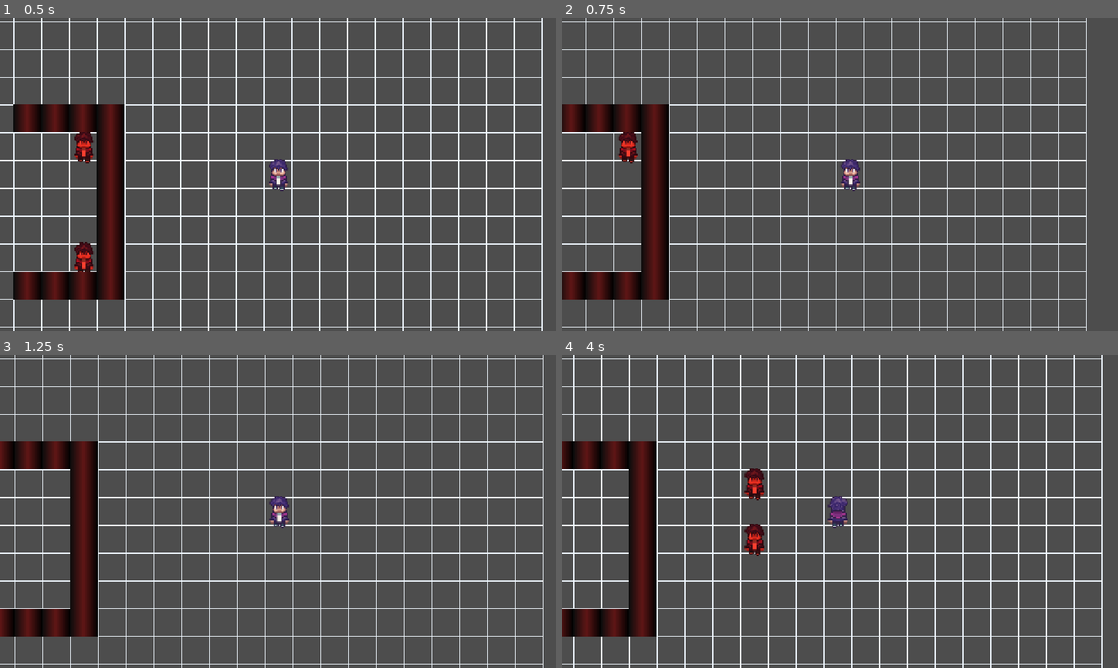
Above: before the commit, frames 1-4 (two rows, left to right).
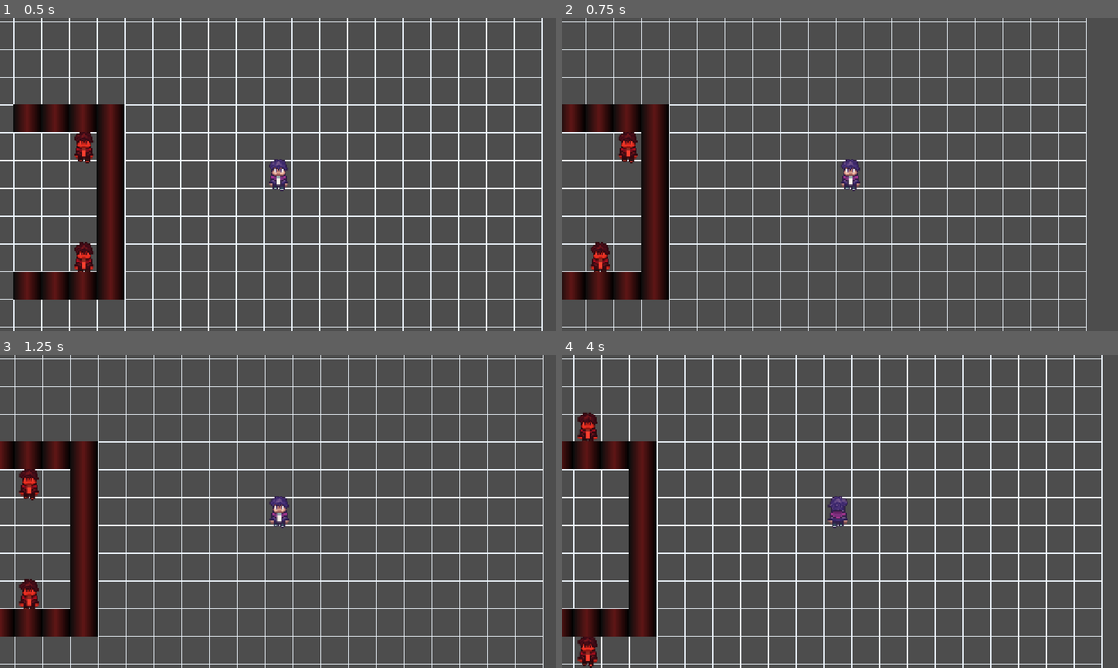
Above: after the commit, the same moments.

Repository: rstricke/Whistlefreeze52
Game: Godot game, scene res://scenes/main.tscn
Two runs of this game, one before a commit and one after it. Both use one fixed random seed, a clock stepped at 60 frames per second and the inputs below.
Inputs:
- Up to frame 1 (0.5 s): no input
- Up to frame 2 (0.75 s): tap Enter at 0.5 s; hold D (move_right) from 0.53 s (still down); tap F (whistle, bound only after the commit) at 0.6 s
- Up to frame 3 (1.25 s): keep holding D (move_right)
- Up to frame 4 (4 s): release D (move_right) at 1.28 s; hold S (move_down) 1.28-2.03 s; tap F (whistle, bound only after the commit) every 0.75 s from 1.35 to 3.6 s; hold D (move_right) 2.03-2.78 s; hold W (move_up) 2.78-3.53 s; hold A (move_left) from 3.53 s (still down)

Frame 1 is identical in both runs. In frame 2, 0.3% of the frame differs, in the area x 5-9%, y 71-82%; in frame 3, 0.6%; in frame 4, 1.1%, in the area x 2-37%, y 18-100%.
Error before the commit: Cannot call method 'get_children' on a null value. (res://scripts/grid.gd:31)

Commit message:
Add simple whistle stun

Diff:
--- a/game/project.godot
+++ b/game/project.godot
@@ -55,6 +55,11 @@
 "events": [Object(InputEventKey,"resource_local_to_scene":false,"resource_name":"","device":-1,"window_id":0,"alt_press …(191 unchanged characters)…
 ]
 }
+whistle={
+"deadzone": 0.2,
+"events": [Object(InputEventKey,"resource_local_to_scene":false,"resource_name":"","device":-1,"window_id":0,"alt_pressed":false,"shift_pressed":false,"ctrl_pressed":false,"meta_pressed":false,"pressed":false,"keycode":0,"physical_keycode":70,"key_label":0,"unicode":102,"location":0,"echo":false,"script":null)
+]
+}
 
 [physics]
 
--- a/game/scenes/main.tscn
+++ b/game/scenes/main.tscn
@@ -26,45 +26,45 @@
 [node name="Monster2" parent="Monsters" unique_id=1267144446 instance=ExtResource("3_sugp2")]
 position = Vector2(-384, -64)
 
-[node name="Walls" type="Node2D" parent="." unique_id=464280494]
+[node name="Obstacles" type="Node2D" parent="." unique_id=464280494]
 
-[node name="Wall" parent="Walls" unique_id=30079762 instance=ExtResource("4_jyhfs")]
+[node name="Wall" parent="Obstacles" unique_id=30079762 instance=ExtResource("4_jyhfs")]
 position = Vector2(-320, 256)
 
-[node name="Wall8" parent="Walls" unique_id=93558451 instance=ExtResource("4_jyhfs")]
+[node name="Wall8" parent="Obstacles" unique_id=93558451 instance=ExtResource("4_jyhfs")]
 position = Vector2(-384, 256)
 
-[node name="Wall2" parent="Walls" unique_id=232316667 instance=ExtResource("4_jyhfs")]
+[node name="Wall2" parent="Obstacles" unique_id=232316667 instance=ExtResource("4_jyhfs")]
 position = Vector2(-320, 192)
 
-[node name="Wall3" parent="Walls" unique_id=764569418 instance=ExtResource("4_jyhfs")]
+[node name="Wall3" parent="Obstacles" unique_id=764569418 instance=ExtResource("4_jyhfs")]
 position = Vector2(-320, 128)
 
-[node name="Wall4" parent="Walls" unique_id=1914244435 instance=ExtResource("4_jyhfs")]
+[node name="Wall4" parent="Obstacles" unique_id=1914244435 instance=ExtResource("4_jyhfs")]
 position = Vector2(-320, 64)
 
-[node name="Wall5" parent="Walls" unique_id=1166474613 instance=ExtResource("4_jyhfs")]
+[node name="Wall5" parent="Obstacles" unique_id=1166474613 instance=ExtResource("4_jyhfs")]
 position = Vector2(-320, 0)
 
-[node name="Wall6" parent="Walls" unique_id=570036377 instance=ExtResource("4_jyhfs")]
+[node name="Wall6" parent="Obstacles" unique_id=570036377 instance=ExtResource("4_jyhfs")]
 position = Vector2(-320, -64)
 
-[node name="Wall7" parent="Walls" unique_id=878689758 instance=ExtResource("4_jyhfs")]
+[node name="Wall7" parent="Obstacles" unique_id=878689758 instance=ExtResource("4_jyhfs")]
 position = Vector2(-320, -128)
 
-[node name="Wall9" parent="Walls" unique_id=1159670142 instance=ExtResource("4_jyhfs")]
+[node name="Wall9" parent="Obstacles" unique_id=1159670142 instance=ExtResource("4_jyhfs")]
 position = Vector2(-384, -128)
 
-[node name="Wall10" parent="Walls" unique_id=1033240571 instance=ExtResource("4_jyhfs")]
+[node name="Wall10" parent="Obstacles" unique_id=1033240571 instance=ExtResource("4_jyhfs")]
 position = Vector2(-448, -128)
 
-[node name="Wall11" parent="Walls" unique_id=190648001 instance=ExtResource("4_jyhfs")]
+[node name="Wall11" parent="Obstacles" unique_id=190648001 instance=ExtResource("4_jyhfs")]
 position = Vector2(-512, -128)
 
-[node name="Wall12" parent="Walls" unique_id=1485632540 instance=ExtResource("4_jyhfs")]
+[node name="Wall12" parent="Obstacles" unique_id=1485632540 instance=ExtResource("4_jyhfs")]
 position = Vector2(-448, 256)
 
-[node name="Wall13" parent="Walls" unique_id=1286040252 instance=ExtResource("4_jyhfs")]
+[node name="Wall13" parent="Obstacles" unique_id=1286040252 instance=ExtResource("4_jyhfs")]
 position = Vector2(-512, 256)
 
 [connection signal="TURN_END" from="Player" to="." method="_on_player_turn_end"]
--- a/game/scenes/monster.gd
+++ b/game/scenes/monster.gd
@@ -2,8 +2,12 @@
 extends CharacterBody2D
 
 var cell_size := 0
+var stun_timer := 0
 
 func move(astar_grid: AStarGrid2D, target: Vector2):
+	if stun_timer > 0:
+		stun_timer -= 1
+		return
 	# TODO: Dividing and multiplying by cell_size works, but is odd
 	# There's probably an astar API that takes cell size into account
 	var path = astar_grid.get_id_path(position / cell_size, target / cell_size)
--- a/game/scenes/player.tscn
+++ b/game/scenes/player.tscn
@@ -6,11 +6,19 @@
 [sub_resource type="RectangleShape2D" id="RectangleShape2D_g2els"]
 size = Vector2(64, 64)
 
-[node name="Player" type="CharacterBody2D" unique_id=398371810]
+[sub_resource type="RectangleShape2D" id="RectangleShape2D_qhqgy"]
+size = Vector2(512, 512)
+
+[node name="Player" type="CharacterBody2D" unique_id=398371810 node_paths=PackedStringArray("whistle_cast")]
 script = ExtResource("1_g2els")
+whistle_cast = NodePath("WhistleShapeCast")
 
 [node name="Sprite2D" type="Sprite2D" parent="." unique_id=1654861121]
 texture = ExtResource("2_g2els")
 
 [node name="CollisionShape2D" type="CollisionShape2D" parent="." unique_id=1207697494]
 shape = SubResource("RectangleShape2D_g2els")
+
+[node name="WhistleShapeCast" type="ShapeCast2D" parent="." unique_id=2098564873]
+shape = SubResource("RectangleShape2D_qhqgy")
+target_position = Vector2(0, 0)
--- a/game/scripts/player.gd
+++ b/game/scripts/player.gd
@@ -4,6 +4,8 @@
 @export var MAX_SPEED := 300
 @export var ACCELETARION := 1200.0
 @export var FRICTION := 1000
+
+@export var whistle_cast: ShapeCast2D
 
 signal TURN_END
 
@@ -41,6 +43,14 @@
 				$Sprite2D.texture = new_sprite
 			end_turn()
 
+	if Input.is_action_just_pressed("whistle"):
+		for i in whistle_cast.get_collision_count():
+			var obj = whistle_cast.get_collider(i)
+			if obj is Monster:
+				obj.stun_timer = 3
+				print("Stunning monster!")
+		end_turn()
+
 func cell_empty(pos: Vector2) -> bool:
 	return !walls.any(func(wall): return wall.position == pos)
 
